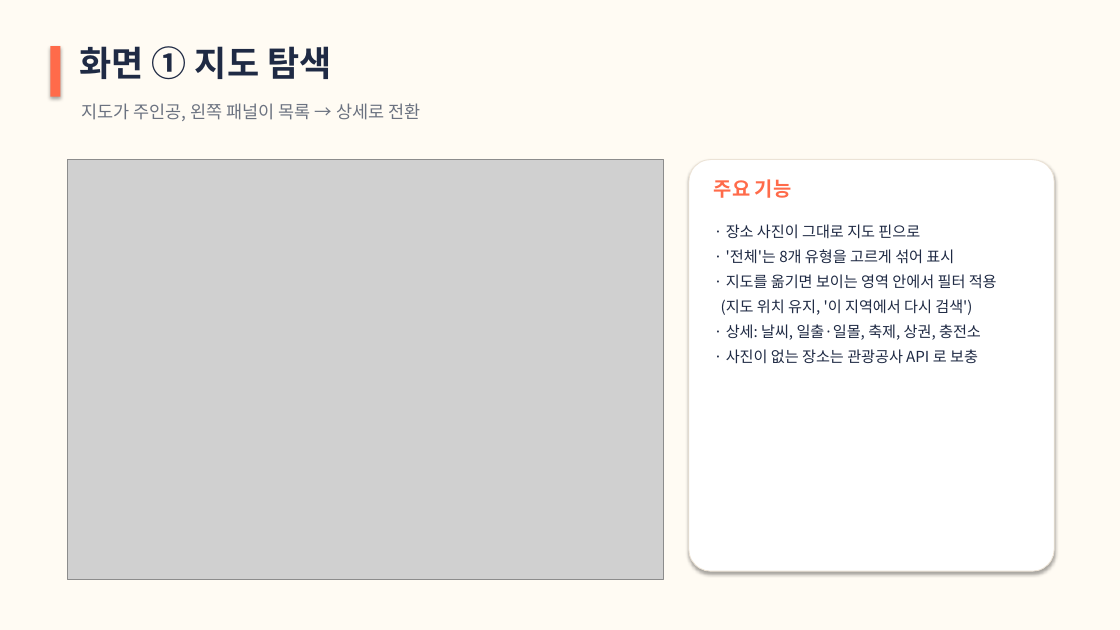
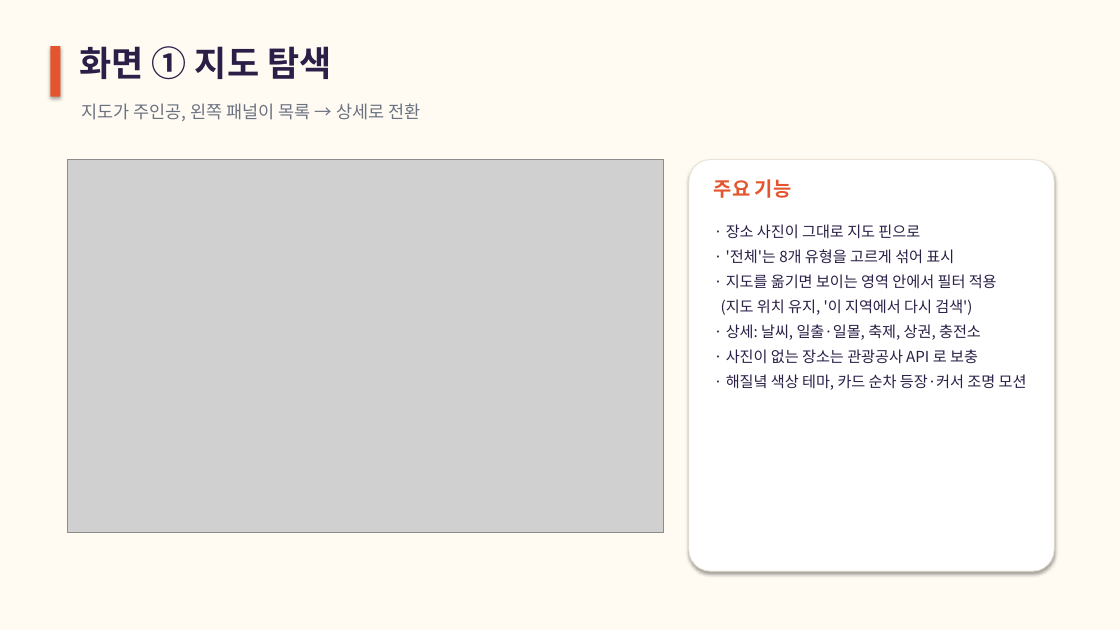
Before and after one commit to 77romin/mapmates, a slide deck: slide 4 of presentation/너랑갈지도_발표.pptx. Drawn at 1120x630 pixels with LibreOffice and Linux fonts; fonts in the diff are those of the drawing; grey boxes stand for pictures. Boxes give left, top, right and bottom in pixels: in the first picture for what was removed or moved away, otherwise in the second. Text is boxed around its words. In the diff, an @@ line names an element or a change of style, - is before the commit and + after.

Commit message:
docs: 발표 자료 화면 캡처를 해질녘 테마로 교체

```diff
--- a/presentation/너랑갈지도_발표.pptx
+++ b/presentation/너랑갈지도_발표.pptx
@@ rectangle at <box>50,46,60,97</box>: fill #FF6B4A to #E4552F @@
@@ picture: place and size @@
-picture at <box>67,160,664,580</box>
+picture at <box>67,160,664,533</box>
@@ text "주요 기능" at <box>714,179,792,198</box>: text colour #FF6B4A to #E4552F @@
@@ text at <box>726,374,1027,390</box>: paragraph added @@
+· 해질녘 색상 테마, 카드 순차 등장·커서 조명 모션
```
Also in this commit, not shown: 15 other slides changed.
